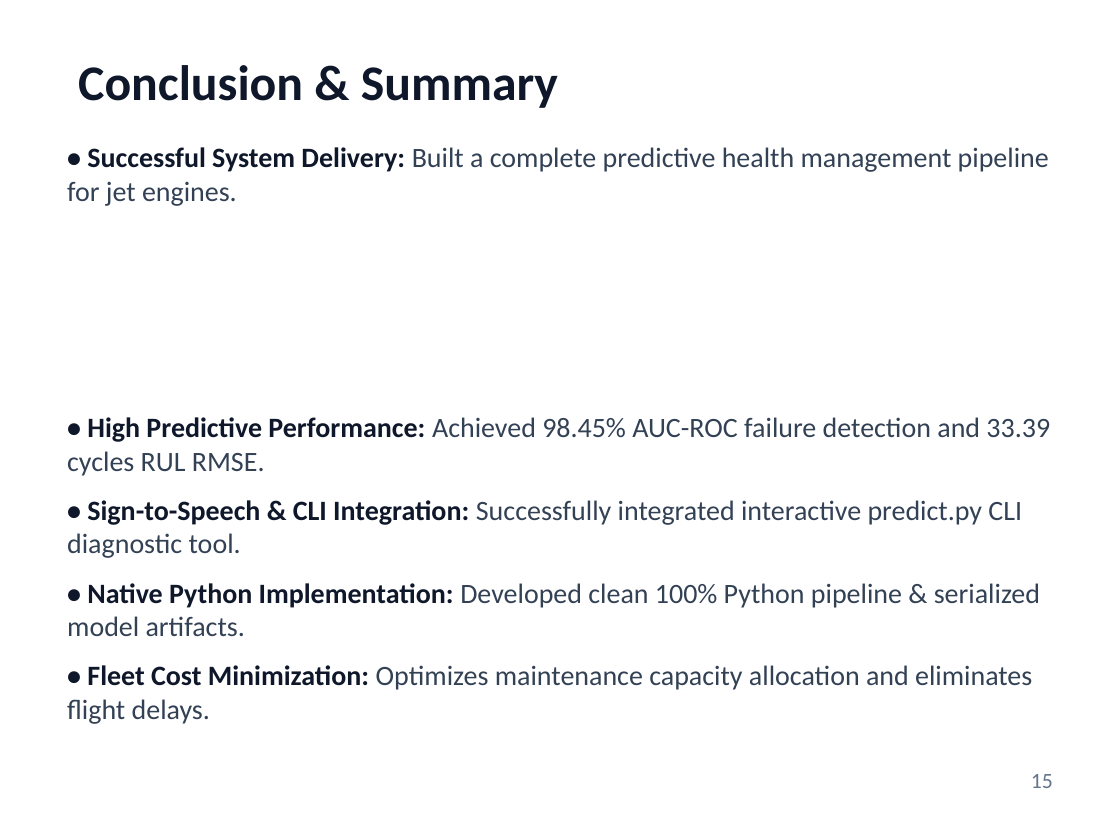
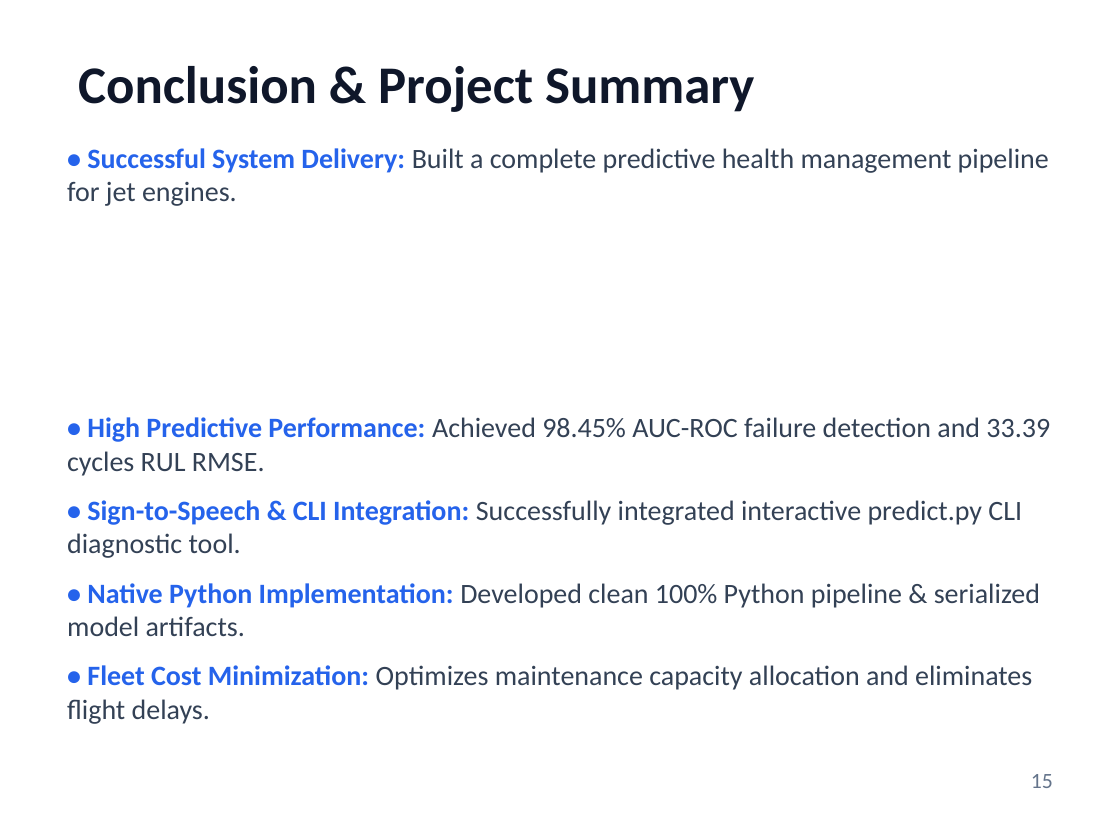
Before and after one commit to PiyushTiwari2051/Predictive-Master, a slide deck: slide 15 of Internship Presentation PPTs Template Final.pptx. Drawn at 1120x840 pixels with LibreOffice and Linux fonts; fonts in the diff are those of the drawing. Boxes give left, top, right and bottom in pixels: in the first picture for what was removed or moved away, otherwise in the second. Text is boxed around its words. In the diff, an @@ line names an element or a change of style, - is before the commit and + after.

Commit message:
Generate world-class 17-slide presentation meeting Fortune 500 & McKinsey design standards

```diff
--- a/Internship Presentation PPTs Template Final.pptx
+++ b/Internship Presentation PPTs Template Final.pptx
@@ text at [78, 66, 754, 112]: text changed; size 32 to 34 pt @@
-Conclusion & Summary
+Conclusion & Project Summary
@@ text "• Successful System Delivery: Built ..." at [67, 148, 1050, 724]: text colour #0F172A to #2563EB in "• Successful System Delivery:", "• High Predictive Performance:", "• Sign-to-Speech & CLI Integration:", "• Native Python Implementation:" and 1 more places @@
```
Also in this commit, not shown: 15 other slides changed, 1 slide added, 1 slide removed, 1 other file.
